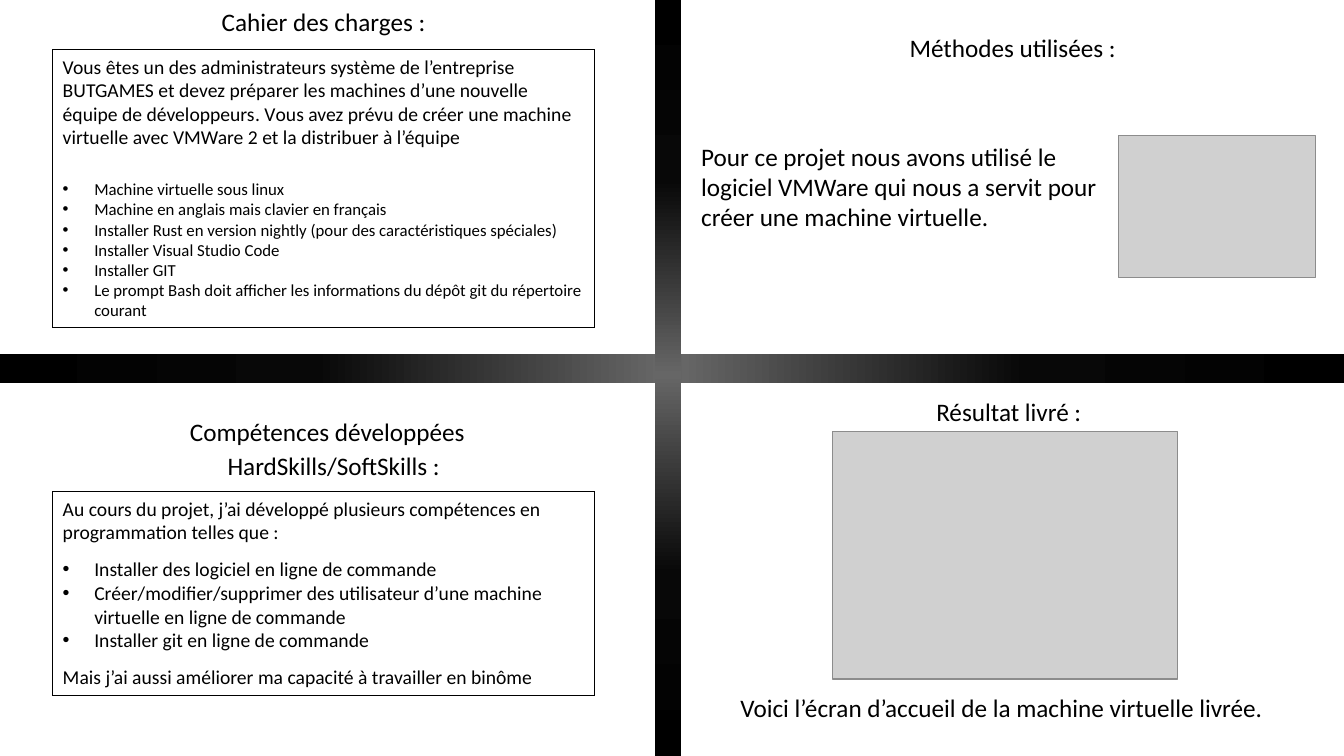
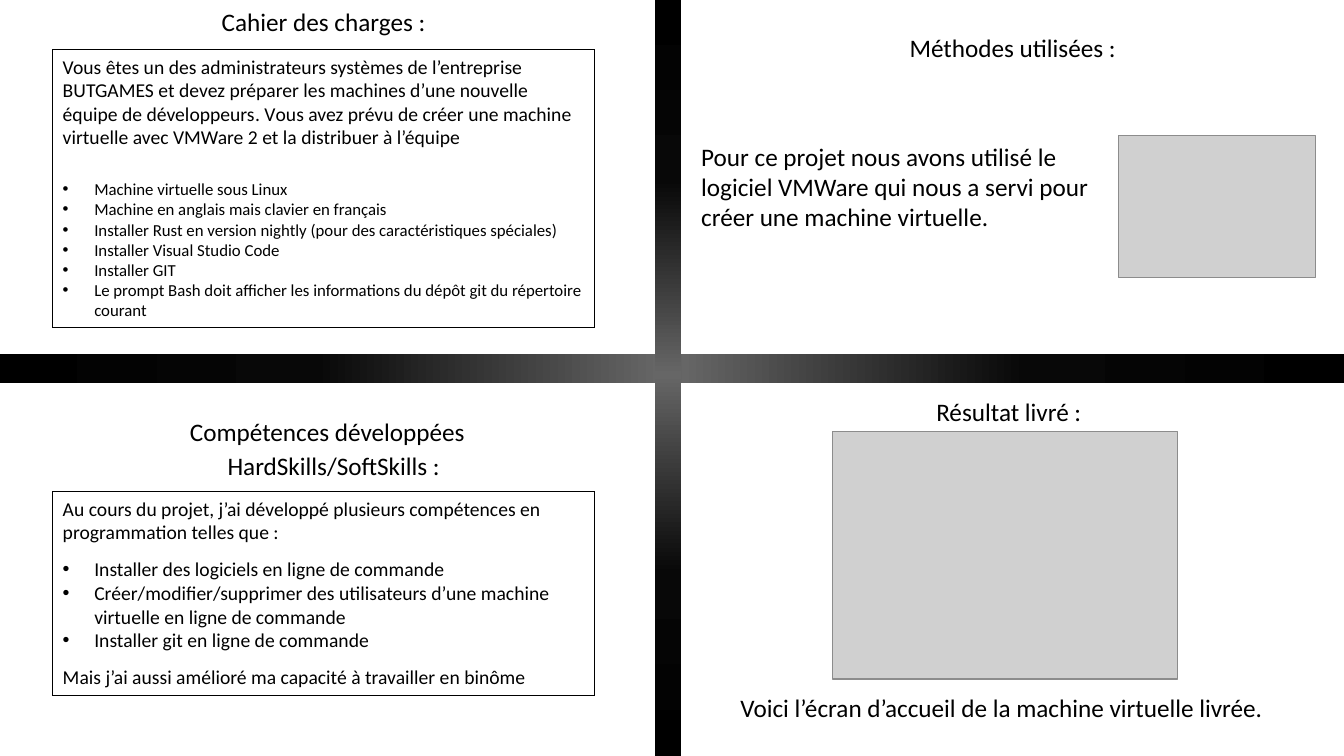
Before and after one commit to Velia-Raphael/oldPortfolio, a slide deck: slide 5 of src/powerPointRetex/RETEX1.pptx. Drawn at 1344x756 pixels with LibreOffice and Linux fonts; fonts in the diff are those of the drawing; grey boxes stand for pictures; background and template pictures are left out. Boxes give left, top, right and bottom in pixels: in the first picture for what was removed or moved away, otherwise in the second. Text is boxed around its words. In the diff, an @@ line names an element or a change of style, - is before the commit and + after.

```diff
--- a/src/powerPointRetex/RETEX1.pptx
+++ b/src/powerPointRetex/RETEX1.pptx
@@ text in rectangle at <box>63,60,571,195</box>: text changed @@
-Vous êtes un des administrateurs système de l’entreprise BUTGAMES et devez préparer les machines d’une nouvelle équipe de développeurs. Vous avez prévu de créer une machine virtuelle avec VMWare 2 et la distribuer à l’équipe
-• Machine virtuelle sous linux
+Vous êtes un des administrateurs systèmes de l’entreprise BUTGAMES et devez préparer les machines d’une nouvelle équipe de développeurs. Vous avez prévu de créer une machine virtuelle avec VMWare 2 et la distribuer à l’équipe
+• Machine virtuelle sous Linux
@@ text at <box>701,148,1087,226</box>: text changed @@
-Pour ce projet nous avons utilisé le logiciel VMWare qui nous a servit pour créer une machine virtuelle.
+Pour ce projet nous avons utilisé le logiciel VMWare qui nous a servi pour créer une machine virtuelle.
@@ text in rectangle at <box>94,562,549,628</box>: text changed @@
-• Installer des logiciel en ligne de commande
-• Créer/modifier/supprimer des utilisateur d’une machine virtuelle en ligne de commande
+• Installer des logiciels en ligne de commande
+• Créer/modifier/supprimer des utilisateurs d’une machine virtuelle en ligne de commande
@@ text in rectangle at <box>63,670,525,688</box>: text changed @@
-Mais j’ai aussi améliorer ma capacité à travailler en binôme
+Mais j’ai aussi amélioré ma capacité à travailler en binôme
```
Also in this commit, not shown: 5 other slides changed, 7 other files.
